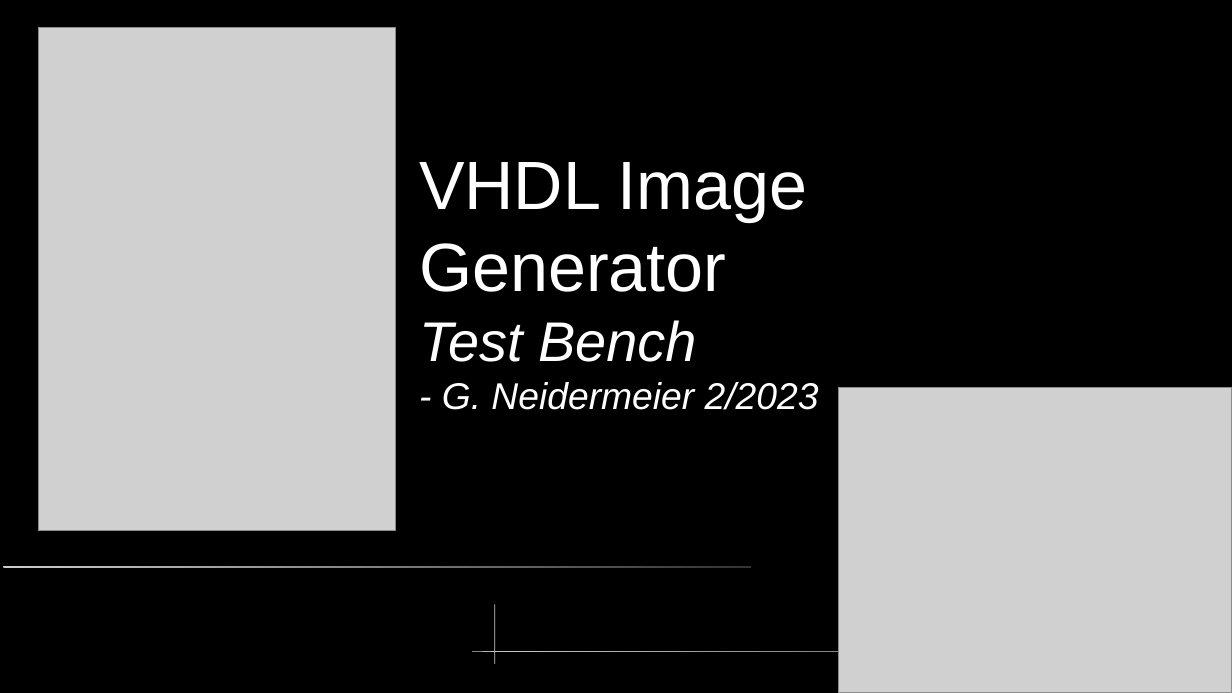
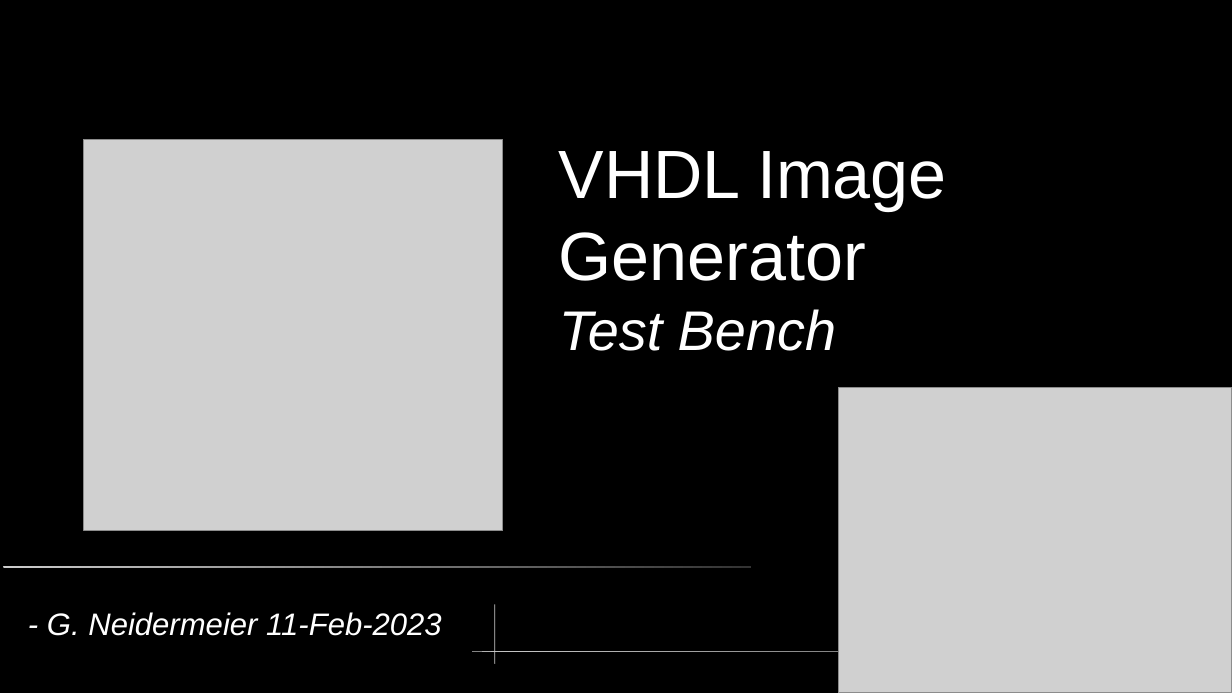
Before and after one commit to neiderm/retro_comp_fpga, a slide deck: slide 1 of docs/soc_t80_vga_tb.odp. Drawn at 1232x693 pixels with LibreOffice and Linux fonts; fonts in the diff are those of the drawing; grey boxes stand for pictures. Boxes give left, top, right and bottom in pixels: in the first picture for what was removed or moved away, otherwise in the second. Text is boxed around its words. In the diff, an @@ line names an element or a change of style, - is before the commit and + after.

```diff
--- a/docs/soc_t80_vga_tb.odp
+++ b/docs/soc_t80_vga_tb.odp
@@ picture: place and size @@
-picture at box(38, 28, 396, 531)
+picture at box(84, 140, 503, 531)
@@ title at box(559, 151, 947, 351): text changed; size 24 to 44 pt; italic off @@
-VHDL Image Generator
-Test Bench
-- G. Neidermeier 2/2023
+VHDL Image Generator
+Test Bench
@@ title added at box(47, 612, 442, 636), 20 pt, text #FFFFFF, italic @@
+- G. Neidermeier 11-Feb-2023
```
Also in this commit, not shown: 6 other files.
